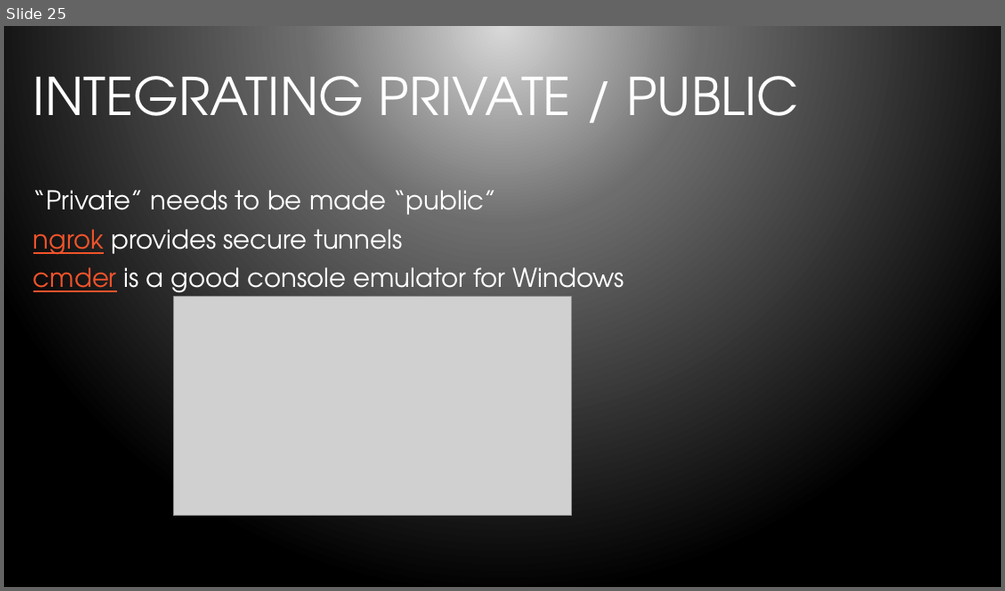
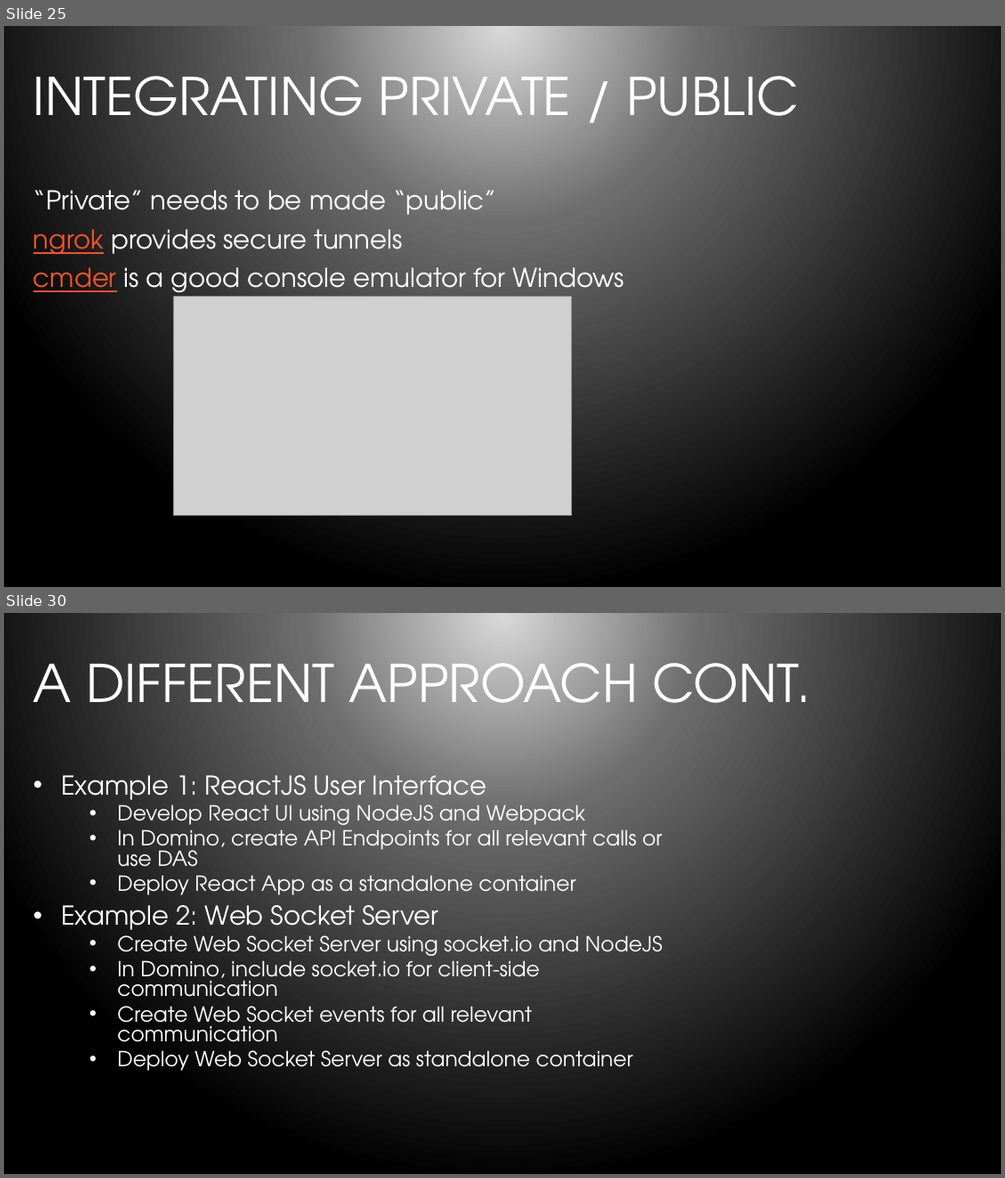
Before and after one commit to bleedingcode/domino-js-masterclass, a slide deck: presentation/8598 Domino and JS.pptx. Shown one above the other, each under a label of ours: slide 25 before the commit, slides 25 and 30 after it; the slides between them are not shown. The pictures are 1005x591 and 1005x1178 pixels, drawn with LibreOffice and Linux fonts; fonts in the diff are those of the drawing; grey boxes stand for pictures; background and template pictures are left out. Boxes give left, top, right and bottom in pixels: in the first picture for what was removed or moved away, otherwise in the second. Text is boxed around its words. In the diff, an @@ line names an element or a change of style, - is before the commit and + after.

Commit message:
Finalized initial version of my side of the presentation

```diff
--- a/presentation/8598 Domino and JS.pptx
+++ b/presentation/8598 Domino and JS.pptx
@@ slide 30 added at box(4, 613, 1001, 1174), background gradient #D9D9D9 to #6D6D6D to #000000 @@
@@ title added at box(33, 649, 811, 726), 50 pt, text #FFFFFF @@
+A DIFFERENT APPROACH CONT.
@@ text added at box(61, 775, 663, 1070), 20 pt, text #FFFFFF @@
+• Example 1: ReactJS User Interface
+  • Develop React UI using NodeJS and Webpack
+  • In Domino, create API Endpoints for all relevant calls or use DAS
+  • Deploy React App as a standalone container
+• Example 2: Web Socket Server
+  • Create Web Socket Server using socket.io and NodeJS
+  • In Domino, include socket.io for client-side communication
+  • Create Web Socket events for all relevant communication
+  • Deploy Web Socket Server as standalone container
```
Also in this commit, not shown: 3 slides changed, 7 other slides added.
